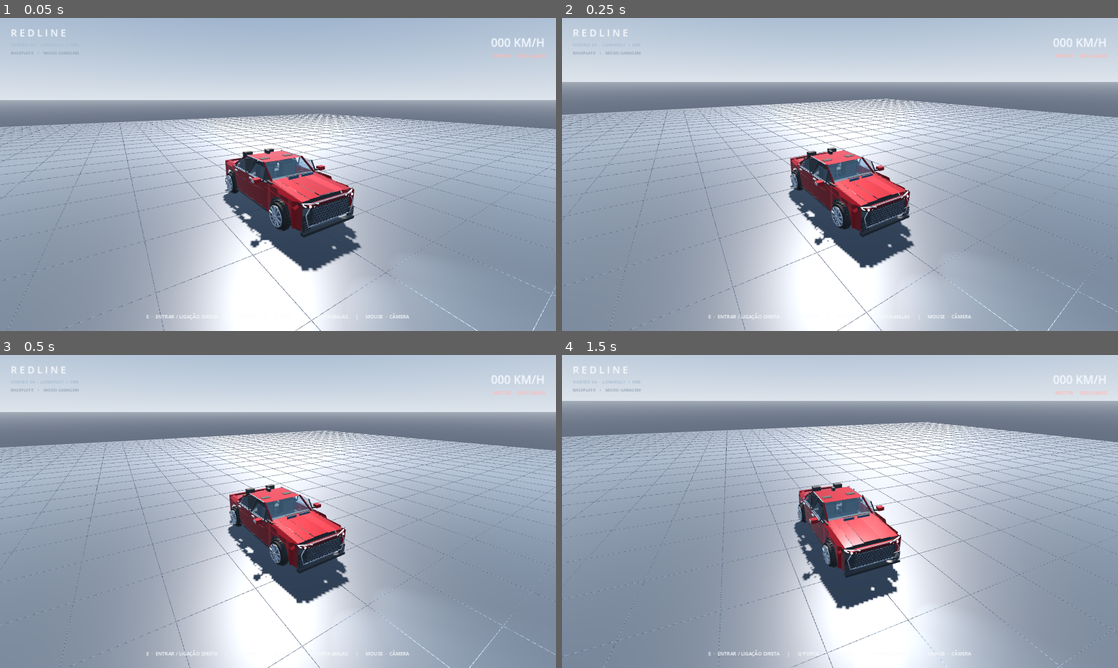
Above: before the commit, frames 1-4 (two rows, left to right).
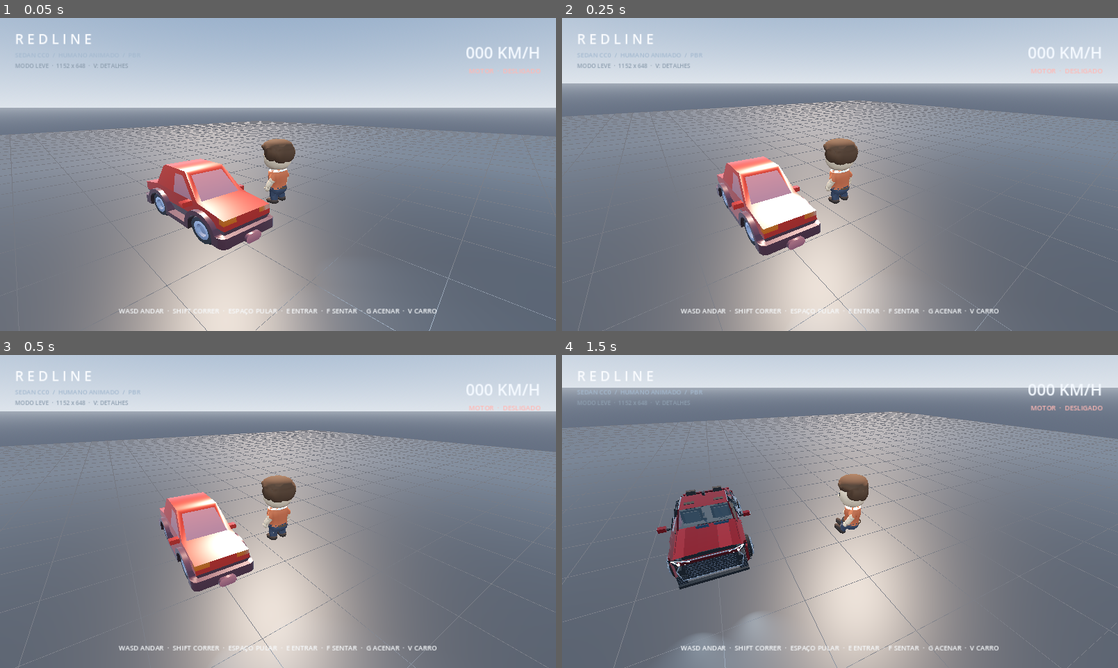
Above: after the commit, the same moments.

Repository: vfeitosades-dot/joguinho3D
Game: Godot game, scene res://main.tscn
Same seed, same stepped clock (60 frames per second), same inputs: the game is played once before the commit and once after it.
Inputs (mouse positions are in pixels of both pictures, inside the frame that each line leads up to):
- Up to frame 1 (0.05 s): no input
- Up to frame 2 (0.25 s): no input
- Up to frame 3 (0.5 s): no input
- Up to frame 4 (1.5 s): tap Enter at 0.5 s; move the mouse to (962, 495) at 0.52 s; hold D 0.53-1.25 s; tap V at 0.6 s; click (962, 495) at 0.67 s; tap Space at 0.77, 1.07 s; tap F at 0.8 s; drag from (728, 527) to (812, 574) at 1.27 s

The runs differ from the first frame. In frame 1, 66% of the frame differs, in the area x 0-100%, y 3-100%; in frame 2, 71%; in frame 3, 72%; in frame 4, 81%.

Commit message:
REDLINE v1.1: carro GLB CC0, humano animado, controles em terceira pessoa e render leve

Diff:
--- a/SEDAN_REDLINE_GODOT/project.godot
+++ b/SEDAN_REDLINE_GODOT/project.godot
@@ -8,8 +8,8 @@
 config/description="Sedan esportivo de garagem, baseplate, materiais PBR e simulacao cinematografica."
 
 [display]
-window/size/viewport_width=1600
-window/size/viewport_height=900
+window/size/viewport_width=1152
+window/size/viewport_height=648
 window/stretch/mode="canvas_items"
 window/handheld/orientation=1
 
@@ -18,8 +18,8 @@
 renderer/rendering_method.mobile="gl_compatibility"
 textures/default_filters/use_nearest_mipmap_filter=false
 textures/canvas_textures/default_texture_filter=1
-anti_aliasing/quality/msaa_3d=2
-textures/default_filters/anisotropic_filtering_level=2
+anti_aliasing/quality/msaa_3d=0
+textures/default_filters/anisotropic_filtering_level=1
 
 [physics]
 3d/default_gravity=9.8
--- a/SEDAN_REDLINE_GODOT/scripts/game.gd
+++ b/SEDAN_REDLINE_GODOT/scripts/game.gd
@@ -38,20 +38,28 @@
 var engine_player: AudioStreamPlayer3D
 var start_player: AudioStreamPlayer3D
 var tap_player: AudioStreamPlayer
+var low_car: Node3D
+var full_car: Node3D
+var low_wheels: Array = []
+var low_steer: Array = []
+var full_wheels: Array = []
+var full_steer: Array = []
+var detailed := false
+var player: Node3D
+var anim: AnimationPlayer
+var current_anim := ""
+var jump_v := 0.0
+var sitting := false
 
 func _ready() -> void:
     DisplayServer.window_set_vsync_mode(DisplayServer.VSYNC_ENABLED)
     _make_environment()
     _make_baseplate()
-    var factory = FACTORY.new()
-    var model: Dictionary = factory.add_car(self)
-    car_root = model["root"]
-    wheel_nodes = model["wheels"]
-    steering_nodes = model["steering_nodes"]
-    doors = model["doors"]
-    hood = model["hood"]
-    trunk = model["trunk"]
-    steering_wheel = model["steering_wheel"]
+    car_root = Node3D.new()
+    car_root.name = "CarController"
+    add_child(car_root)
+    _load_lowpoly_car()
+    _load_human()
     _make_lights()
     _make_camera()
     _make_audio()
@@ -81,7 +89,7 @@
     sun.rotation = Vector3(deg_to_rad(-48), deg_to_rad(-32), deg_to_rad(0))
     sun.light_color = Color("ffe2c7")
     sun.light_energy = 1.7
-    sun.shadow_enabled = true
+    sun.shadow_enabled = false # preset performance
     add_child(sun)
     var fill := DirectionalLight3D.new()
     fill.name = "Fill / cool reflections"
@@ -150,7 +158,7 @@
 func _make_camera() -> void:
     camera = Camera3D.new()
     camera.name = "Cinematic orbit camera"
-    camera.fov = 67.0
+    camera.fov = 66.0
     camera.current = true
     camera.near = 0.12
     add_child(camera)
@@ -226,8 +234,8 @@
     root_ui.add_child(top)
     hud_title = _label("R E D L I N E", 28, Color("f9fbfe"))
     top.add_child(hud_title)
-    top.add_child(_label("VORTEX S4  ·  LOW-POLY  /  PBR", 13, Color("a4b9cf")))
-    top.add_child(_label("BASEPLATE    •    MODO GARAGEM", 12, Color("8d9eaf")))
+    top.add_child(_label("SEDAN CC0  /  HUMANO ANIMADO  /  PBR", 13, Color("a4b9cf")))
+    top.add_child(_label("MODO LEVE  ·  1152 x 648  ·  V: DETALHES", 12, Color("8d9eaf")))
     var right := VBoxContainer.new()
     right.set_anchors_preset(Control.PRESET_TOP_RIGHT)
     right.position = Vector2(-308, 30)
@@ -284,31 +292,47 @@
         KEY_E:
             if hotwire.active:
                 hotwire.cancel_puzzle()
-                is_driving = false
-                cam_azimuth = 2.57
+                _exit_car()
             elif is_driving:
-                is_driving = false
-                cam_azimuth = 2.57
-            else:
+                _exit_car()
+            elif player.position.distance_to(car_root.position) < 3.6:
+                sitting = false
                 is_driving = true
+                player.visible = false
                 cam_azimuth = 0.0
                 if not engine_on:
                     hotwire.start_puzzle()
         KEY_SPACE:
             if hotwire.active:
                 hotwire.attempt()
+            elif not is_driving and player.position.y <= 0.001:
+                jump_v = 5.3
+                sitting = false
+                _play_human("Jump_Start")
         KEY_Q:
-            if not hotwire.active:
+            if detailed and not hotwire.active:
                 door_state[0] = not door_state[0]
         KEY_H:
-            hood_open = not hood_open
+            if detailed:
+                hood_open = not hood_open
         KEY_T:
-            trunk_open = not trunk_open
+            if detailed:
+                trunk_open = not trunk_open
         KEY_L:
             headlights_on = not headlights_on
             _sync_headlights()
         KEY_R:
             _reset_car()
+        KEY_V:
+            _switch_car()
+        KEY_F:
+            if not is_driving:
+                sitting = not sitting
+                _play_human("Sit_Chair_Down" if sitting else "Sit_Chair_StandUp")
+        KEY_G:
+            if not is_driving:
+                sitting = false
+                _play_human("Waving")
 
 func _reset_car() -> void:
     velocity = 0.0
@@ -322,6 +346,7 @@
 
 func _process(delta: float) -> void:
     _drive(delta)
+    _move_human(delta)
     _animate_car(delta)
     _camera(delta)
     _update_hud()
@@ -358,7 +383,8 @@
         node.rotate_x(-velocity * delta / 0.417)
     for node in steering_nodes:
         node.rotation.y = lerpf(node.rotation.y, steering * 0.39, clampf(delta * 7.0, 0.0, 1.0))
-    steering_wheel.rotation.z = lerpf(steering_wheel.rotation.z, steering * 0.80, clampf(delta * 5.0, 0.0, 1.0))
+    if is_instance_valid(steering_wheel) and detailed:
+        steering_wheel.rotation.z = lerpf(steering_wheel.rotation.z, steering * 0.80, clampf(delta * 5.0, 0.0, 1.0))
     engine_player.pitch_scale = clampf(0.85 + absf(velocity) * 0.034, 0.85, 1.7)
 
 func _animate_car(delta: float) -> void:
@@ -366,12 +392,14 @@
         var side := -1.0 if i < 2 else 1.0
         var to_angle := side * deg_to_rad(69) if door_state[i] else 0.0
         doors[i].rotation.y = lerp_angle(doors[i].rotation.y, to_angle, clampf(delta * 4.2, 0.0, 1.0))
-    hood.rotation.x = lerp_angle(hood.rotation.x, deg_to_rad(49) if hood_open else 0.0, clampf(delta * 2.9, 0.0, 1.0))
-    trunk.rotation.x = lerp_angle(trunk.rotation.x, deg_to_rad(-57) if trunk_open else 0.0, clampf(delta * 3.4, 0.0, 1.0))
+    if is_instance_valid(hood) and detailed:
+        hood.rotation.x = lerp_angle(hood.rotation.x, deg_to_rad(49) if hood_open else 0.0, clampf(delta * 2.9, 0.0, 1.0))
+    if is_instance_valid(trunk) and detailed:
+        trunk.rotation.x = lerp_angle(trunk.rotation.x, deg_to_rad(-57) if trunk_open else 0.0, clampf(delta * 3.4, 0.0, 1.0))
 
 func _camera(delta: float) -> void:
     var a := cam_azimuth + car_yaw if is_driving else cam_azimuth
-    var target := car_root.position + Vector3(0, 1.02, 0)
+    var target := (car_root.position if is_driving else player.position) + Vector3(0, 1.02, 0)
     var wanted := target + Vector3(sin(a) * cam_distance, cam_height, cos(a) * cam_distance)
     var k := 1.0 - exp(-delta * 5.4)
     camera.global_position = camera.global_position.lerp(wanted, k)
@@ -384,6 +412,148 @@
     if hotwire.active:
         hud_hint.text = "ESPAÇO  ·  ACERTAR O PULSO VERDE      |      E  ·  SAIR"
     elif is_driving:
-        hud_hint.text = "WASD  ·  DIRIGIR      |      E  ·  SAIR      |      Q PORTA      |      H CAPÔ      |      T PORTA-MALAS"
+        hud_hint.text = "WASD DIRIGIR  ·  E SAIR  ·  V CARRO  ·  L FARÓIS  ·  R RESET" + ("  ·  Q PORTA  H CAPÔ  T BAÚ" if detailed else "")
     else:
-        hud_hint.text = "E  ·  ENTRAR / LIGAÇÃO DIRETA      |      Q PORTA      |      H CAPÔ      |      T PORTA-MALAS      |      MOUSE  ·  CÂMERA"
+        hud_hint.text = "WASD ANDAR  ·  SHIFT CORRER  ·  ESPAÇO PULAR  ·  E ENTRAR  ·  F SENTAR  ·  G ACENAR  ·  V CARRO"
+
+func _load_lowpoly_car() -> void:
+    var asset := load("res://assets/sedan_kenney_cc0.glb") as PackedScene
+    if asset == null:
+        _ensure_full_car()
+        detailed = true
+        full_car.visible = true
+        wheel_nodes = full_wheels
+        steering_nodes = full_steer
+        return
+    low_car = asset.instantiate() as Node3D
+    low_car.name = "Sedan Kenney CC0 - optimized"
+    low_car.rotation.y = PI
+    low_car.scale = Vector3(1.30, 1.30, 1.86)
+    car_root.add_child(low_car)
+    for item in low_car.find_children("*", "MeshInstance3D", true, false):
+        var part := item as MeshInstance3D
+        if part.name.begins_with("wheel-"):
+            var parent := part.get_parent() as Node3D
+            var old_pos := part.position
+            parent.remove_child(part)
+            var steer_node := Node3D.new()
+            steer_node.name = "Wheel pivot"
+            steer_node.position = old_pos
+            parent.add_child(steer_node)
+            part.position = Vector3.ZERO
+            steer_node.add_child(part)
+            low_wheels.append(part)
+            if part.name.contains("front"):
+                low_steer.append(steer_node)
+        elif part.name.to_lower().contains("body"):
+            var material := part.get_active_material(0)
+            if material is StandardMaterial3D:
+                var finish := material.duplicate() as StandardMaterial3D
+                finish.albedo_color = Color(0.90, 0.52, 0.52)
+                finish.metallic = 0.4
+                finish.roughness = 0.26
+                finish.clearcoat_enabled = true
+                finish.clearcoat = 0.85
+                part.set_surface_override_material(0, finish)
+    wheel_nodes = low_wheels
+    steering_nodes = low_steer
+
+func _ensure_full_car() -> void:
+    if is_instance_valid(full_car):
+        return
+    var factory = FACTORY.new()
+    var model: Dictionary = factory.add_car(car_root)
+    full_car = model["root"]
+    full_car.visible = false
+    full_wheels = model["wheels"]
+    full_steer = model["steering_nodes"]
+    doors = model["doors"]
+    hood = model["hood"]
+    trunk = model["trunk"]
+    steering_wheel = model["steering_wheel"]
+
+func _switch_car() -> void:
+    if not is_instance_valid(low_car):
+        return
+    if not detailed:
+        _ensure_full_car()
+    detailed = not detailed
+    full_car.visible = detailed
+    low_car.visible = not detailed
+    wheel_nodes = full_wheels if detailed else low_wheels
+    steering_nodes = full_steer if detailed else low_steer
+
+func _load_human() -> void:
+    player = Node3D.new()
+    player.name = "Animated human"
+    player.position = Vector3(-2.65, 0, -0.65)
+    add_child(player)
+    var asset := load("res://assets/humanoid_cc0.glb") as PackedScene
+    if asset == null:
+        push_warning("Human asset unavailable")
+        return
+    var human := asset.instantiate() as Node3D
+    player.add_child(human)
+    var list := human.find_children("*", "AnimationPlayer", true, false)
+    if not list.is_empty():
+        anim = list[0] as AnimationPlayer
+        _play_human("Idle_A")
+
+func _play_human(clip: String) -> void:
+    if not is_instance_valid(anim) or current_anim == clip:
+        return
+    for candidate in anim.get_animation_list():
+        var nm := String(candidate)
+        if nm == clip or nm.ends_with("/" + clip):
+            var clip_resource := anim.get_animation(candidate)
+            if clip_resource != null and (clip.begins_with("Idle") or clip.begins_with("Walking") or clip.begins_with("Running") or clip == "Crouching" or clip == "Sit_Chair_Idle"):
+                clip_resource.loop_mode = Animation.LOOP_LINEAR
+            anim.play(candidate, 0.16)
+            current_anim = clip
+            return
+
+func _move_human(delta: float) -> void:
+    if is_driving or hotwire.active:
+        return
+    var direction := Vector3.ZERO
+    if Input.is_key_pressed(KEY_W) or Input.is_key_pressed(KEY_UP):
+        direction.z -= 1.0
+    if Input.is_key_pressed(KEY_S) or Input.is_key_pressed(KEY_DOWN):
+        direction.z += 1.0
+    if Input.is_key_pressed(KEY_A) or Input.is_key_pressed(KEY_LEFT):
+        direction.x -= 1.0
+    if Input.is_key_pressed(KEY_D) or Input.is_key_pressed(KEY_RIGHT):
+        direction.x += 1.0
+    var moving := direction.length() > 0.01
+    var running := Input.is_key_pressed(KEY_SHIFT)
+    if moving:
+        sitting = false
+        var heading := direction.normalized().rotated(Vector3.UP, cam_azimuth)
+        player.position += heading * (4.65 if running else 2.6) * delta
+        player.position.x = clampf(player.position.x, -38, 38)
+        player.position.z = clampf(player.position.z, -38, 38)
+        player.rotation.y = lerp_angle(player.rotation.y, atan2(-heading.x, -heading.z), clampf(delta * 9, 0, 1))
+    if player.position.y > 0.001 or jump_v > 0.0:
+        player.position.y += jump_v * delta
+        jump_v -= 15.5 * delta
+        if player.position.y <= 0:
+            player.position.y = 0
+            jump_v = 0
+            _play_human("Jump_Land")
+    elif sitting:
+        if is_instance_valid(anim) and not anim.is_playing():
+            _play_human("Sit_Chair_Idle")
+    elif moving:
+        _play_human("Running_A" if running else "Walking_A")
+    elif is_instance_valid(anim) and not anim.is_playing():
+        _play_human("Idle_A")
+    elif current_anim != "Idle_A" and current_anim != "Waving" and current_anim != "Sit_Chair_Down" and current_anim != "Sit_Chair_StandUp":
+        _play_human("Idle_A")
+
+func _exit_car() -> void:
+    is_driving = false
+    cam_azimuth = 2.57
+    player.position = car_root.position + car_root.basis.x * 2.05
+    player.position.y = 0.0
+    player.visible = true
+    _play_human("Idle_A")
Binary file added: SEDAN_REDLINE_GODOT/assets/humanoid_cc0.glb
Binary file added: SEDAN_REDLINE_GODOT/assets/sedan_kenney_cc0.glb
Not shown, added: SEDAN_REDLINE_GODOT/ASSETS_LICENSES.md
